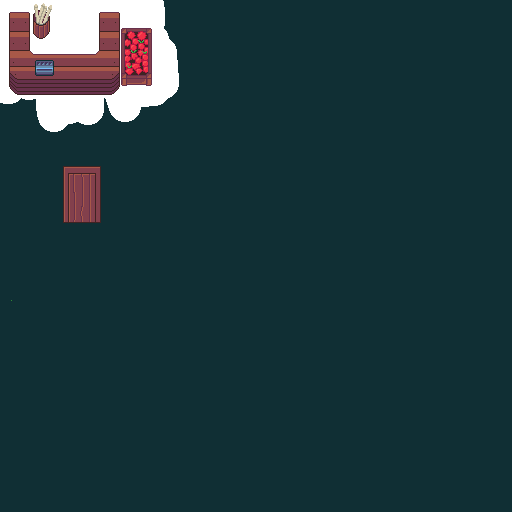
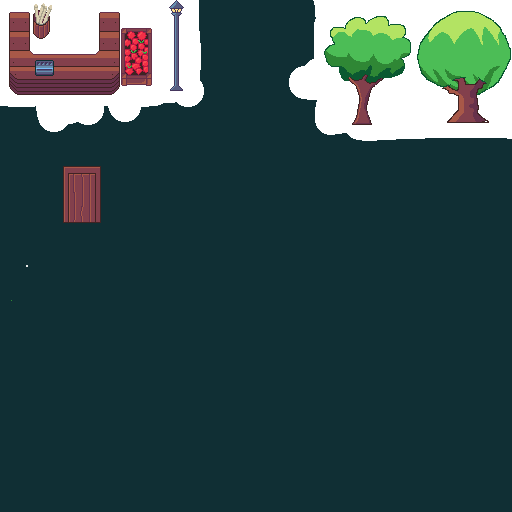
Layered file, before and after one edit (w=512, h=512). Changes by layer:
added layer "Capa de pintura 5" above "Capa de pintura 4" over [104, 0, 195, 107]
added layer "Capa de pintura 4" above "Capa de pintura 3" over [384, 64, 512, 140]
added layer "Capa de pintura 3" above "Capa de pintura 4 Fusionadas" over [384, 0, 512, 140]
added layer "Capa de pintura 3 Fusionadas" (1st of 2) above "Capa de pintura 3(pegado)" over [289, 0, 480, 141]
painted on "Capa de pintura 3 Fusionadas" (2nd of 2) over [0, 0, 512, 267]
painted on "Capa de pintura 3(pegado) Fusionadas" over [0, 0, 512, 128]
painted on "Capa de pintura 2" over [0, 0, 512, 267]
